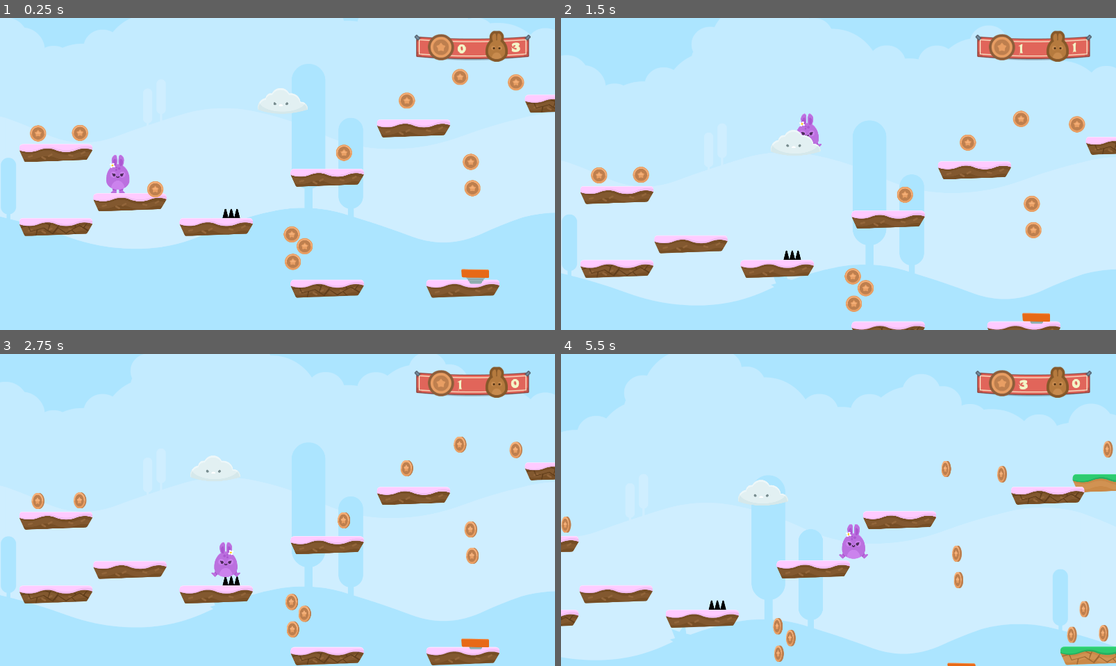
Above: before the commit, frames 1-4 (two rows, left to right).
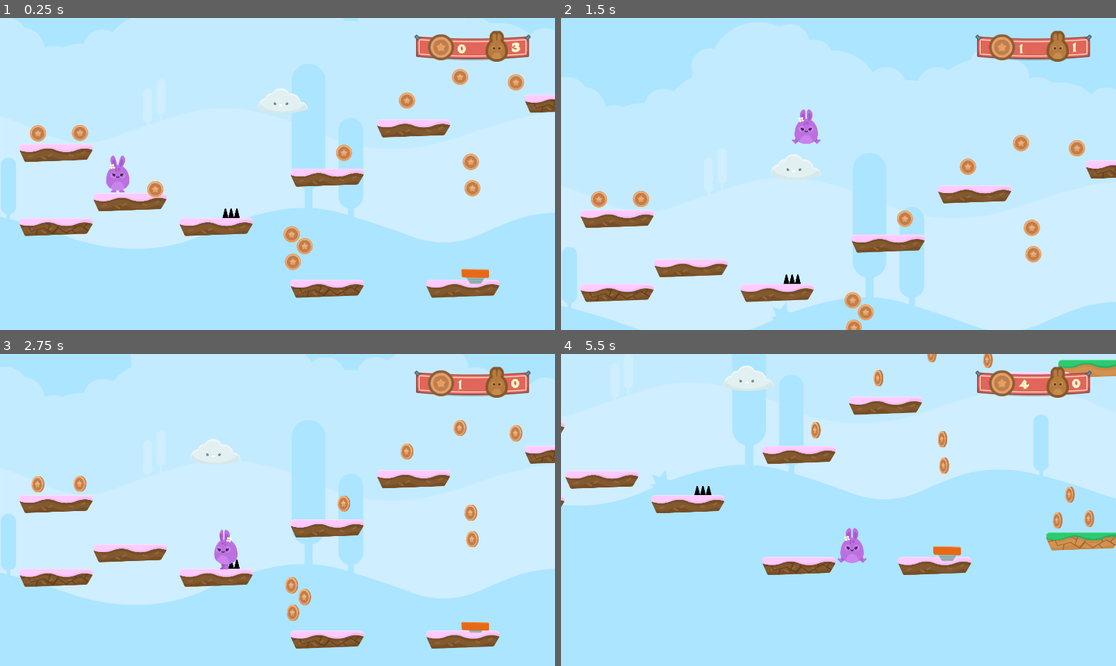
Above: after the commit, the same moments.

Repository: DiscoveringGodot/3_Hoppy_Days
Game: Godot game, scene res://Level 1.tscn
The game is run twice, just before and just after one commit, with the same random seed, the same clock (stepped at 60 frames per second) and the same inputs.
Inputs:
- Up to frame 1 (0.25 s): no input
- Up to frame 2 (1.5 s): hold Right (ui_right) from 0.53 s (still down); tap Up (ui_up) at 0.77 s
- Up to frame 3 (2.75 s): tap Up (ui_up) at 1.52 s; release Right (ui_right) at 2.03 s; hold Left (ui_left) from 2.03 s (still down)
- Up to frame 4 (5.5 s): release Left (ui_left) at 2.78 s; hold Right (ui_right) 2.78-4.28 s; tap Up (ui_up) at 3.02, 3.77, 4.52 s; hold Left (ui_left) 4.28-5.03 s; hold Right (ui_right) from 5.03 s (still down)

The runs differ from the first frame. In frame 1, 0.3% of the frame differs, in the area x 3-99%, y 5-90%; in frame 2, 21%; in frame 3, 20%; in frame 4, 44%, in the area x 0-100%, y 0-100%.

Commit message:
Lightning will despawn if it goes off screen

Diff:
--- a/Level 1.tscn
+++ b/Level 1.tscn
@@ -8,7 +8,7 @@
 [ext_resource path="res://NPCs/NPC_Cloud.tscn" type="PackedScene" id=6]
 [ext_resource path="res://JumpPad.tscn" type="PackedScene" id=7]
 
-[node name="Level 1" type="Node2D" index="0"]
+[node name="Level 1" type="Node2D"]
 
 [node name="TileMap" type="TileMap" parent="." index="0"]
 
--- a/NPCs/Lightning.tscn
+++ b/NPCs/Lightning.tscn
@@ -37,10 +37,13 @@
 
 frames = SubResource( 1 )
 animation = "default"
-frame = 1
 playing = true
 
 [node name="CollisionShape2D" type="CollisionShape2D" parent="." index="1"]
 
 visible = false
 shape = SubResource( 2 )
+
+[node name="VisibilityNotifier2D" type="VisibilityNotifier2D" parent="." index="2"]
+
+rect = Rect2( -10, -10, 20, 20 )
--- /dev/null
+++ b/NPCs/NPC_SpkieMan.gd
@@ -0,0 +1,6 @@
+extends KinematicBody2D
+
+const SPEED = 350
+
+func _ready():
+	pass
--- /dev/null
+++ b/NPCs/NPC_SpkieMan.tscn
@@ -0,0 +1,43 @@
+[gd_scene load_steps=4 format=2]
+
+[ext_resource path="res://gfx/PNG/Enemies/spikeMan_stand.png" type="Texture" id=1]
+
+[sub_resource type="SpriteFrames" id=1]
+
+animations = [ {
+"frames": [ ExtResource( 1 ) ],
+"loop": true,
+"name": "default",
+"speed": 5.0
+} ]
+
+[sub_resource type="CapsuleShape2D" id=2]
+
+custom_solver_bias = 0.0
+radius = 48.7309
+height = 31.3874
+
+[node name="NPC_SpkieMan" type="KinematicBody2D"]
+
+input_pickable = false
+collision_layer = 1
+collision_mask = 1
+collision/safe_margin = 0.08
+
+[node name="AnimatedSprite" type="AnimatedSprite" parent="." index="0"]
+
+frames = SubResource( 1 )
+animation = "default"
+
+[node name="CollisionShape2D" type="CollisionShape2D" parent="." index="1"]
+
+visible = false
+position = Vector2( 0, 17.249 )
+shape = SubResource( 2 )
+
+[node name="RayCast2D" type="RayCast2D" parent="." index="2"]
+
+enabled = true
+exclude_parent = true
+cast_to = Vector2( 0, -75 )
+collision_mask = 1
--- a/Player.tscn
+++ b/Player.tscn
@@ -1,35 +1,35 @@
 [gd_scene load_steps=11 format=2]
 
 [ext_resource path="res://scripts/Player.gd" type="Script" id=1]
-[ext_resource path="res://gfx/PNG/Players/bunny2_ready.png" type="Texture" id=2]
-[ext_resource path="res://gfx/PNG/Players/bunny2_stand.png" type="Texture" id=3]
-[ext_resource path="res://gfx/PNG/Players/bunny2_hurt.png" type="Texture" id=4]
-[ext_resource path="res://gfx/PNG/Players/bunny2_walk1.png" type="Texture" id=5]
-[ext_resource path="res://gfx/PNG/Players/bunny2_walk2.png" type="Texture" id=6]
-[ext_resource path="res://gfx/PNG/Players/bunny2_jump.png" type="Texture" id=7]
+[ext_resource path="res://gfx/PNG/Players/bunny2_hurt.png" type="Texture" id=2]
+[ext_resource path="res://gfx/PNG/Players/bunny2_jump.png" type="Texture" id=3]
+[ext_resource path="res://gfx/PNG/Players/bunny2_walk1.png" type="Texture" id=4]
+[ext_resource path="res://gfx/PNG/Players/bunny2_walk2.png" type="Texture" id=5]
+[ext_resource path="res://gfx/PNG/Players/bunny2_ready.png" type="Texture" id=6]
+[ext_resource path="res://gfx/PNG/Players/bunny2_stand.png" type="Texture" id=7]
 [ext_resource path="res://sound/coin_SFX.wav" type="AudioStream" id=8]
 
 [sub_resource type="SpriteFrames" id=1]
 
 animations = [ {
-"frames": [ ExtResource( 2 ), ExtResource( 3 ) ],
-"loop": true,
-"name": "idle",
-"speed": 5.0
-}, {
-"frames": [ ExtResource( 4 ) ],
+"frames": [ ExtResource( 2 ) ],
 "loop": true,
 "name": "hurt",
 "speed": 5.0
 }, {
-"frames": [ ExtResource( 5 ), ExtResource( 6 ) ],
+"frames": [ ExtResource( 3 ) ],
+"loop": true,
+"name": "jump",
+"speed": 5.0
+}, {
+"frames": [ ExtResource( 4 ), ExtResource( 5 ) ],
 "loop": true,
 "name": "walk",
 "speed": 15.0
 }, {
-"frames": [ ExtResource( 7 ) ],
+"frames": [ ExtResource( 6 ), ExtResource( 7 ) ],
 "loop": true,
-"name": "jump",
+"name": "idle",
 "speed": 5.0
 } ]
 
@@ -39,7 +39,7 @@
 radius = 60.0
 height = 47.674
 
-[node name="Player" type="KinematicBody2D"]
+[node name="Player" type="KinematicBody2D" index="0"]
 
 input_pickable = false
 collision_layer = 1
@@ -52,6 +52,7 @@
 
 frames = SubResource( 1 )
 animation = "idle"
+frame = 1
 playing = true
 
 [node name="CollisionShape2D" type="CollisionShape2D" parent="." index="1"]
@@ -78,3 +79,10 @@
 exclude_parent = true
 cast_to = Vector2( 0, 50 )
 collision_mask = 3
+
+[node name="HeadRay" type="RayCast2D" parent="." index="4"]
+
+enabled = true
+exclude_parent = true
+cast_to = Vector2( 0, -100 )
+collision_mask = 3
--- a/project.godot
+++ b/project.godot
@@ -50,6 +50,11 @@
 2d_physics/layer_3="Pickup"
 2d_physics/layer_4="Enemies"
 
+[physics]
+
+common/physics_fps=90
+
 [rendering]
 
+quality/2d/use_pixel_snap=true
 environment/default_environment="res://default_env.tres"
--- a/scripts/Lightning.gd
+++ b/scripts/Lightning.gd
@@ -17,3 +17,5 @@
 				queue_free()
 			else:
 				queue_free()
+	if not $VisibilityNotifier2D.is_on_screen():
+		queue_free()
--- a/scripts/Player.gd
+++ b/scripts/Player.gd
@@ -3,11 +3,12 @@
 const SPEED = 700
 const GRAVITY = 40
 const FRICTION = 0.25
-const JUMP_HEIGHT = -1250
+const JUMP_HEIGHT = -1750
 const JUMP_BOOST = 2
 var motion = Vector2()
 var current_animation = "idle"
 var coin_count = 0
+var coin_target = 20 #how many coins for an extra life?
 var lives = 3
 signal life_up
 signal life_down
@@ -24,7 +25,7 @@
 		_end_game()
 
 func fall():
-	if is_on_floor() == false:
+	if is_on_floor() == false || $HeadRay.is_colliding():
 		motion.y += GRAVITY
 	else:
 		motion.y = 0
@@ -55,8 +56,9 @@
 	coin_count += 1
 	$Coin_sfx.play()
 	emit_signal("coin_up")
-	if coin_count > 99:
+	if coin_count >= coin_target:
 		lives +=1
+		coin_count = 0
 		emit_signal("life_up")
 
 func take_damage(body_id, body, body_shape, area_shape):
